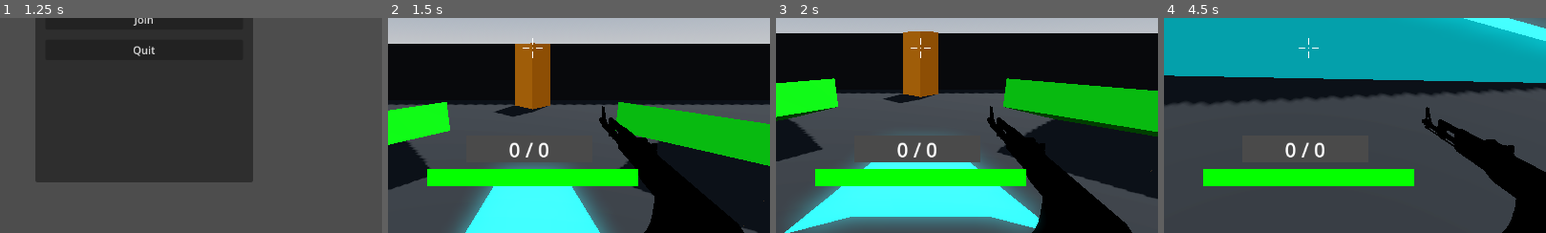
Above: before the commit, frames 1-4 (left to right).
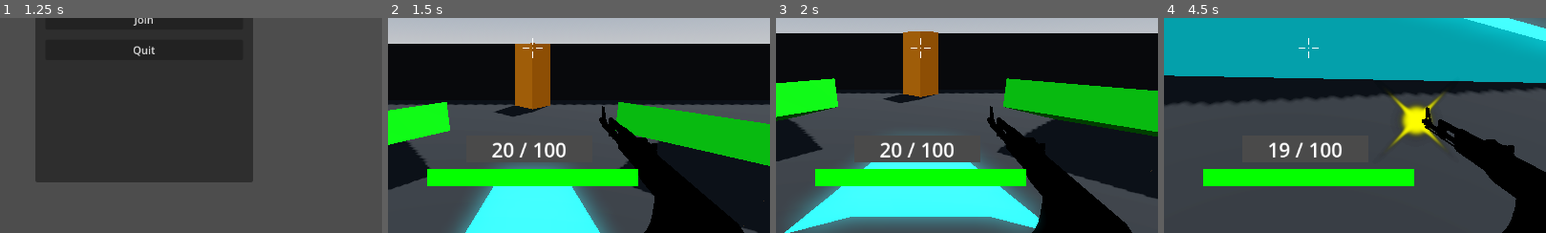
Above: after the commit, the same moments.

Repository: sergei-srednyak/Simple-Multiplayer-FPS-in-Godot
Game: Godot game, scene res://main/main.tscn
Same seed, same stepped clock (60 frames per second), same inputs: the game is played once before the commit and once after it.
Inputs (mouse positions are % of the whole screen's width and height, from its top left):
- Up to frame 1 (1.25 s): click (50, 36) at 0.52 s; type "12" at 0.6 s
- Up to frame 2 (1.5 s): click "Host" at 1.25 s
- Up to frame 3 (2 s): no input
- Up to frame 4 (4.5 s): tap Enter (ui_accept) at 2, 2.27, 3.02 s; move the mouse to (55, 50) at 2.02 s; hold D (right) 2.03-2.78 s; hold Ctrl (crouch) 2.03-2.78 s; move the mouse to (45, 50) at 2.77 s; hold S (back) 2.78-3.53 s; tap Ctrl (crouch) at 2.85 s; move the mouse to (52, 48) at 3.52 s; hold Ctrl (crouch) 3.53-4.28 s; hold D (right) from 3.53 s (still down); tap W (foward) at 3.6 s; move the mouse to (49, 52) at 4.27 s; click (49, 52) at 4.35 s
The pictures show only the part of the screen within x 31-81%, y 43-93%; the shares and areas given below are measured in that part.

Frame 1 is identical in both runs. In frame 2, 0.7% of the frame differs, in the area x 27-47%, y 57-65%; in frame 3, 0.7%; in frame 4, 2.0%, in the area x 27-74%, y 35-65%.
Error before the commit: Invalid assignment of property or key 'player_id' with value of type 'int' on a base object of type 'null instance'. (res://player/player.gd:74)
Error after the commit: Assertion failed: UPNP Discover Failed! Error 24 (res://main/main.gd:65)

Commit message:
Update player.tscn

Diff:
--- a/player/player.tscn
+++ b/player/player.tscn
@@ -1,8 +1,9 @@
-[gd_scene load_steps=18 format=3 uid="uid://8d8busvhe1te"]
+[gd_scene load_steps=19 format=3 uid="uid://8d8busvhe1te"]
 
 [ext_resource type="Script" path="res://player/player.gd" id="1_x2eie"]
-[ext_resource type="PackedScene" uid="uid://cj7rqscdt3n7n" path="res://weapons/pistol.tscn" id="3_fs7ke"]
-[ext_resource type="PackedScene" uid="uid://dkb7lyci4vaxf" path="res://weapons/ak47.tscn" id="3_yk5hq"]
+[ext_resource type="PackedScene" uid="uid://dkb7lyci4vaxf" path="res://weapons/guns/ak47.tscn" id="2_jwnlb"]
+[ext_resource type="PackedScene" uid="uid://dfm813optrxfj" path="res://weapons/melee/hammer.tscn" id="2_o3d7u"]
+[ext_resource type="PackedScene" uid="uid://cj7rqscdt3n7n" path="res://weapons/guns/pistol.tscn" id="4_67gct"]
 
 [sub_resource type="StandardMaterial3D" id="StandardMaterial3D_21iun"]
 
@@ -80,6 +81,18 @@
 "transitions": PackedFloat32Array(1),
 "update": 0,
 "values": [Vector3(0, 0, 0)]
+}
+tracks/5/type = "value"
+tracks/5/imported = false
+tracks/5/enabled = true
+tracks/5/path = NodePath("head/Camera3D:position")
+tracks/5/interp = 1
+tracks/5/loop_wrap = true
+tracks/5/keys = {
+"times": PackedFloat32Array(0),
+"transitions": PackedFloat32Array(1),
+"update": 0,
+"values": [Vector3(0, 0, -0.33708)]
 }
 
 [sub_resource type="Animation" id="Animation_kj3xr"]
@@ -260,6 +273,12 @@
 properties/6/path = NodePath("head/Camera3D:rotation")
 properties/6/spawn = true
 properties/6/replication_mode = 1
+properties/7/path = NodePath("collision_full:disabled")
+properties/7/spawn = true
+properties/7/replication_mode = 1
+properties/8/path = NodePath("collision_crouch:disabled")
+properties/8/spawn = true
+properties/8/replication_mode = 1
 
 [node name="Player" type="CharacterBody3D" groups=["player"]]
 process_mode = 3
@@ -284,17 +303,16 @@
 [node name="Camera3D" type="Camera3D" parent="head"]
 transform = Transform3D(1.42857, 0, 0, 0, 1.42857, 0, 0, 0, 1.42857, 0, 0, -0.33708)
 
-[node name="username_label" type="Label3D" parent="head/Camera3D"]
-transform = Transform3D(0.7, 0, 0, 0, 0.7, 0, 0, 0, 0.7, 0, 0.545, 0.235956)
-billboard = 1
-
 [node name="hand" type="Node3D" parent="head/Camera3D"]
 transform = Transform3D(1, 0, 0, 0, 1, 0, 0, 0, 1, 0.3, -0.3, -0.6)
 
-[node name="ak47" parent="head/Camera3D/hand" instance=ExtResource("3_yk5hq")]
+[node name="hammer" parent="head/Camera3D/hand" instance=ExtResource("2_o3d7u")]
 visible = false
 
-[node name="pistol" parent="head/Camera3D/hand" instance=ExtResource("3_fs7ke")]
+[node name="ak47" parent="head/Camera3D/hand" instance=ExtResource("2_jwnlb")]
+visible = false
+
+[node name="pistol" parent="head/Camera3D/hand" instance=ExtResource("4_67gct")]
 visible = false
 
 [node name="head_collision" type="ShapeCast3D" parent="."]
@@ -305,7 +323,7 @@
 [node name="sprint" type="Node" parent="."]
 
 [node name="sprint_regen" type="Timer" parent="sprint"]
-wait_time = 0.5
+wait_time = 0.4
 
 [node name="sprint_drain" type="Timer" parent="sprint"]
 wait_time = 0.25
